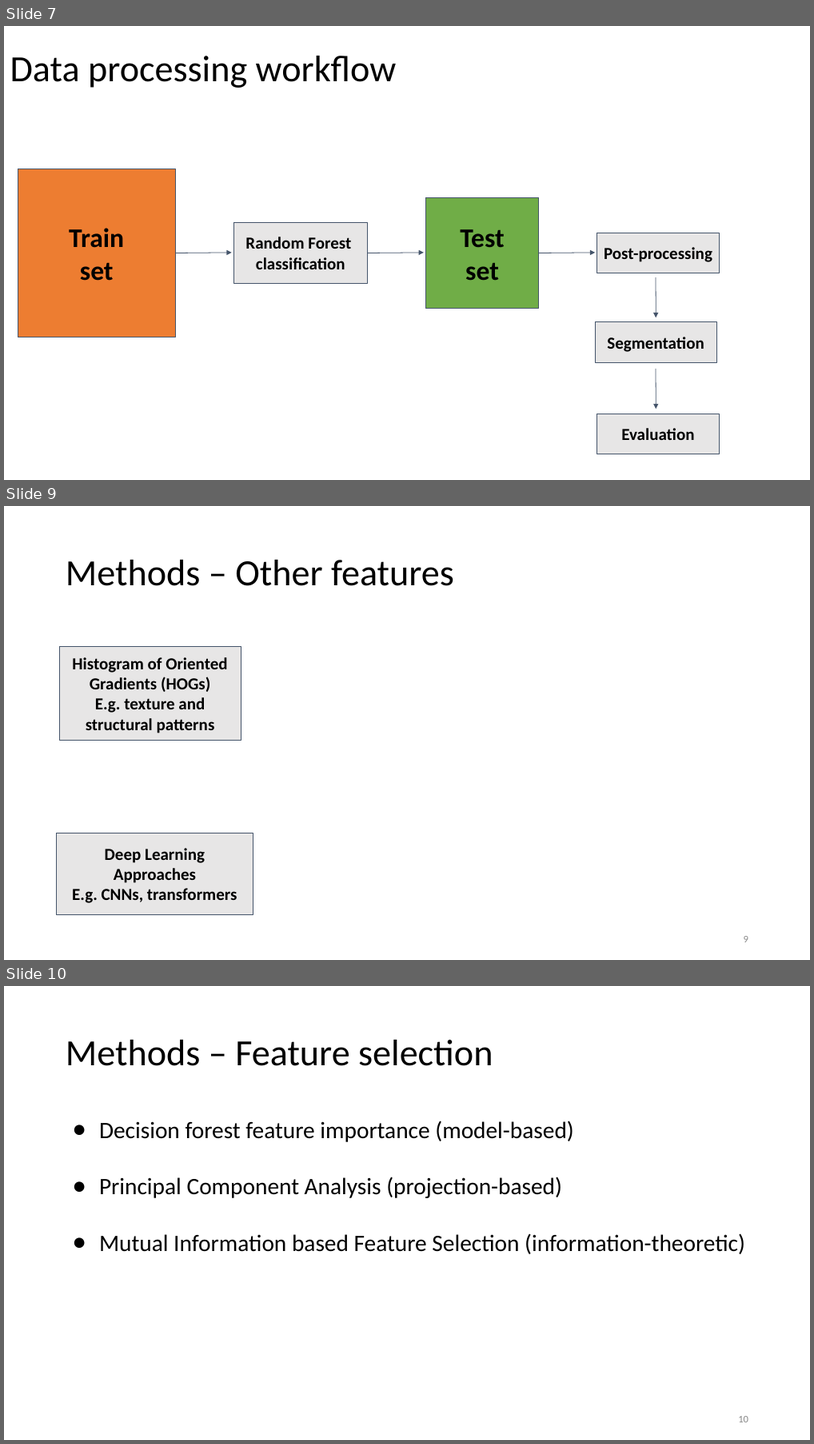
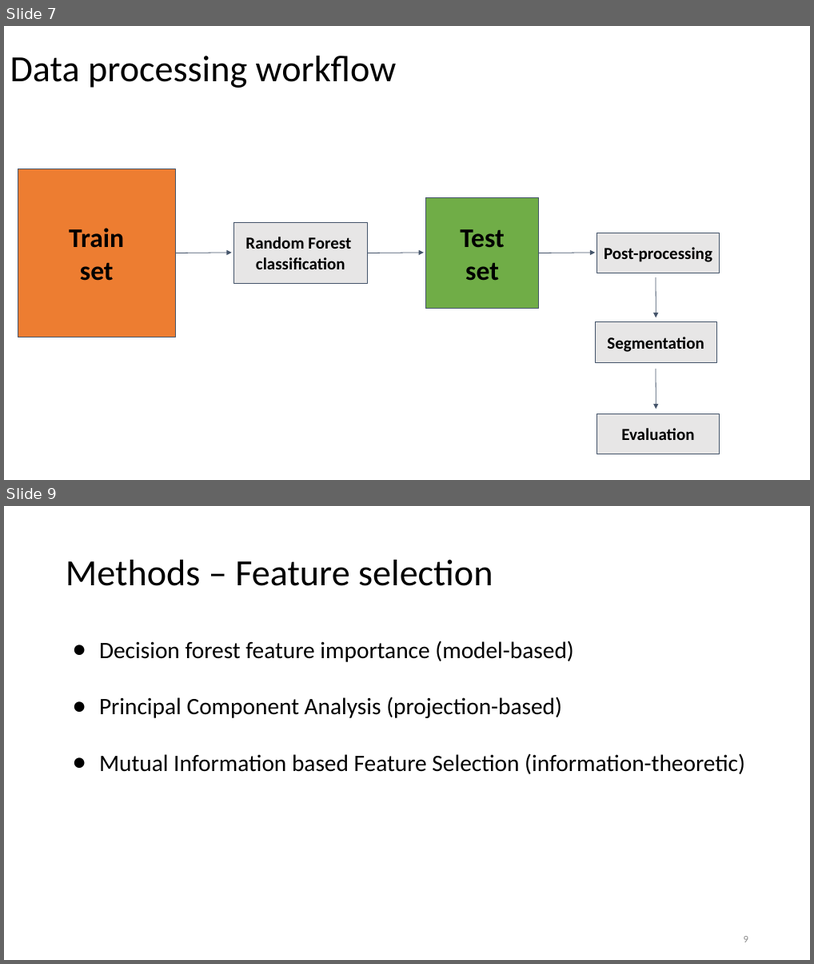
Before and after one commit to zejunyan/mialab, a slide deck: .github/workflows/Group 6 mialab-presentation.pptx. Shown one above the other, each under a label of ours: slides 7, 9 and 10 before the commit, slides 7 and 9 after it; the slides between them are not shown. The pictures are 814x1444 and 814x964 pixels, drawn with LibreOffice and Linux fonts; fonts in the diff are those of the drawing; background and template pictures are left out. Boxes give left, top, right and bottom in pixels: in the first picture for what was removed or moved away, otherwise in the second. Text is boxed around its words. In the diff, an @@ line names an element or a change of style, - is before the commit and + after.

```diff
--- a/.github/workflows/Group 6 mialab-presentation.pptx
+++ b/.github/workflows/Group 6 mialab-presentation.pptx
@@ slide 9 removed at <box>4,506,810,960</box>, background #FFFFFF @@
@@ title removed at <box>66,560,454,586</box> @@
-Methods – Other features
@@ rectangle removed at <box>60,646,241,740</box> @@
-Histogram of Oriented Gradients (HOGs)
-E.g. texture and structural patterns
@@ rectangle removed at <box>57,832,254,915</box> @@
-Deep Learning Approaches
-E.g. CNNs, transformers
@@ page number removed at <box>744,936,749,942</box> @@
-9
@@ what was slide 10 is now slide 9 @@
@@ page number at <box>744,936,749,942</box>: text changed @@
-10
+9
```
Also in this commit, not shown: 4 slides changed, 4 other slides removed.
